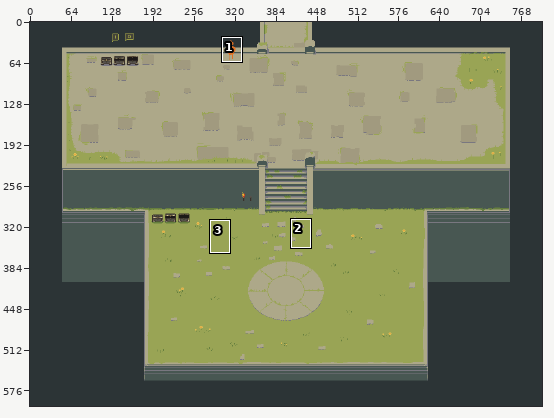
Pixel-art file -- core/assets/maps/spawn/spawn.aseprite. Above: a wide view before the commit, with the close-up outlined.
Close-up. The starting point:
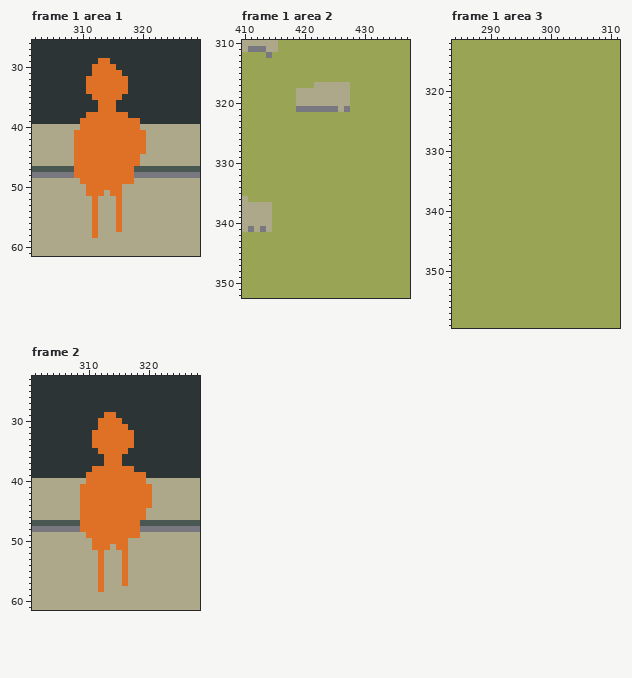
800x600 pixels, 3 frames. Shown: frame 1 area 1: x 302..329, y 26..61; frame 1 area 2: x 410..437, y 310..352; frame 1 area 3: x 284..311, y 312..359; frame 2: x 301..328, y 23..61. The commit also changed other frames or places, which this record leaves out.
Once edited:
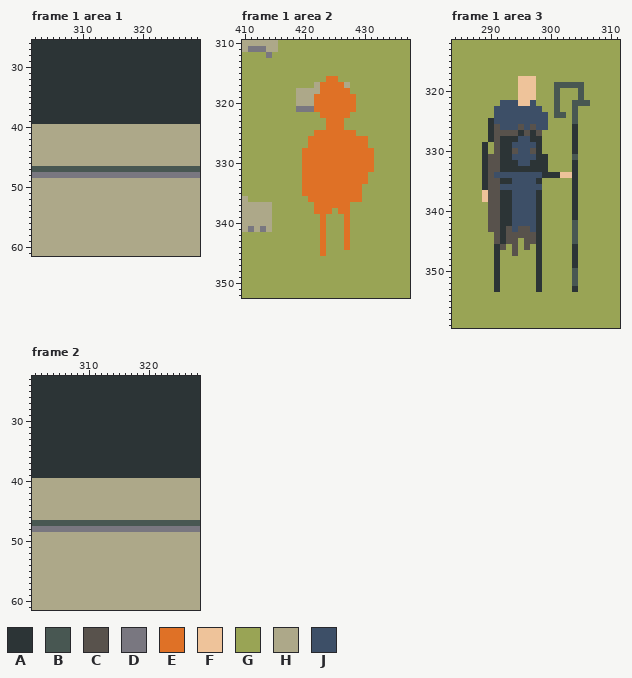
Palette (. is transparent): A #2c3436  B #485752  C #58524c  D #797780  E #df7126  F #eec39a  G #99a455  H #ada889  J #3d4f67
The author wrote: Add elder - first npc
Change:
layer "npc/player" added
layer "npc/npc1" added
layer "player" removed
Changed rows in their new state; - is an unchanged pixel.
Frame 1 area 1:
first column x 309:
29 ----AA------
30 ---AAAA-----
31 ---AAAAA----
32 --AAAAAAA---
33 --AAAAAAA---
34 --AAAAAAA---
35 ---AAAAA----
36 ----AAA-----
37 ----AAA-----
38 --AAAAAAA---
39 -AAAAAAAAAA-
40 -HHHHHHHHHH-
41 HHHHHHHHHHHH
42 HHHHHHHHHHHH
43 HHHHHHHHHHHH
44 HHHHHHHHHHHH
45 HHHHHHHHHHH-
46 HHHHHHHHHHH-
47 BBBBBBBBBB--
48 DDDDDDDDDD--
49 -HHHHHHHHH--
50 --HHHHHH----
51 --HHH-HH----
52 ---H---H----
53 ---H---H----
54 ---H---H----
55 ---H---H----
56 ---H---H----
57 ---H---H----
58 ---H--------
Frame 1 area 2, layer "npc/player":
first column x 420:
316 ----EE------
317 ---EEEE-----
318 ---EEEEE----
319 --EEEEEEE---
320 --EEEEEEE---
321 --EEEEEEE---
322 ---EEEEE----
323 ----EEE-----
324 ----EEE-----
325 --EEEEEEE---
326 -EEEEEEEEEE-
327 -EEEEEEEEEE-
328 EEEEEEEEEEEE
329 EEEEEEEEEEEE
330 EEEEEEEEEEEE
331 EEEEEEEEEEEE
332 EEEEEEEEEEE-
333 EEEEEEEEEEE-
334 EEEEEEEEEE--
335 EEEEEEEEEE--
336 -EEEEEEEEE--
337 --EEEEEE----
338 --EEE-EE----
339 ---E---E----
340 ---E---E----
341 ---E---E----
342 ---E---E----
343 ---E---E----
344 ---E---E----
345 ---E--------
Frame 1 area 3, layer "npc/npc1":
first column x 289:
318 ------FFF---------
319 ------FFF---BBBBB-
320 ------FFF---B---B-
321 ------FFF---B---B-
322 ---JJJFFJ---B--BBB
323 --JJJJJJJJ--B--B--
324 --JJJJJJJJJ-BB-B--
325 -AJJJJJJJJJ----B--
326 -ACJJJCJCJJ----A--
327 -ACCCCACAC-----A--
328 -ACAAAJJAA-----A--
329 A-CAAJJJJA-----A--
330 A-CAACJJCA-----A--
331 ACCAAJJJJAA----B--
332 ACCAAAJJAAA----A--
333 ACCAAAAAAAA----A--
334 ACJJJJJJJJAAAFFA--
335 ACCAAJJJJA-----A--
336 ACCJJJJJJJ-----A--
337 FCCAAJJJJA-----A--
338 FCCAAJJJJA-----A--
339 -CCAAJJJJA-----A--
340 -CCAAJJJJA-----A--
341 -CCAAJJJJA-----A--
342 -CCAAJJJJA-----B--
343 -CCACJCCJA-----B--
344 --CACCCCCA-----B--
345 --CACC-CCA-----B--
346 --AC-C-C-A-----A--
347 --A--C---A-----A--
348 --A------A-----A--
349 --A------A-----A--
350 --A------A-----B--
351 --A------A-----B--
352 --A------A-----B--
353 --A------A-----A--
Frame 2: the same change as frame 1 area 1
